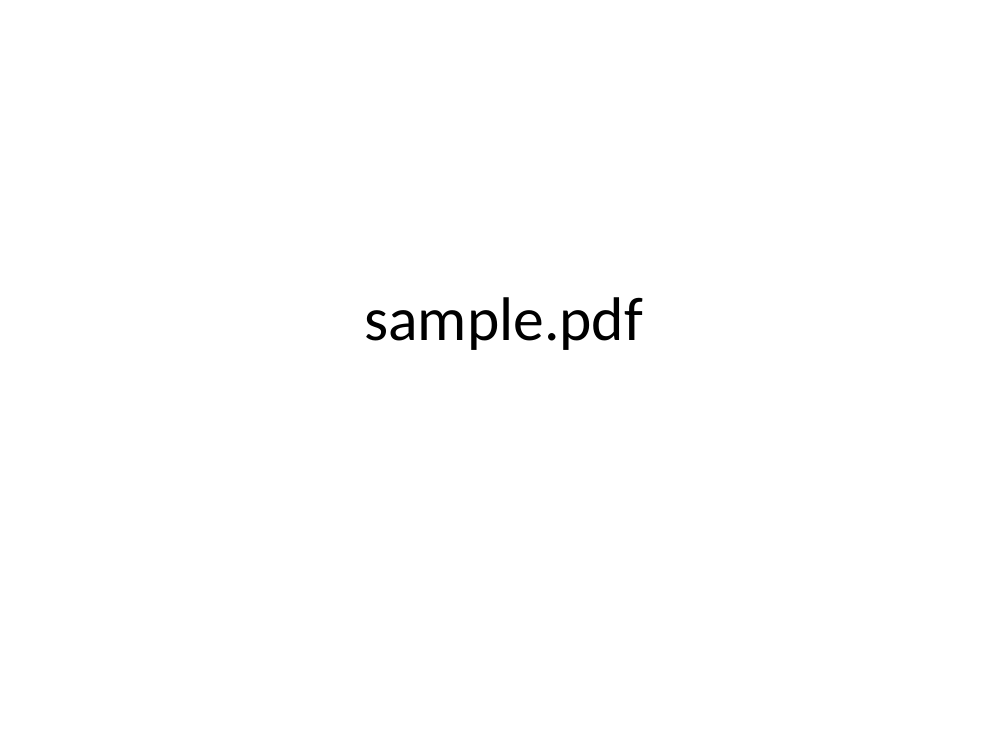
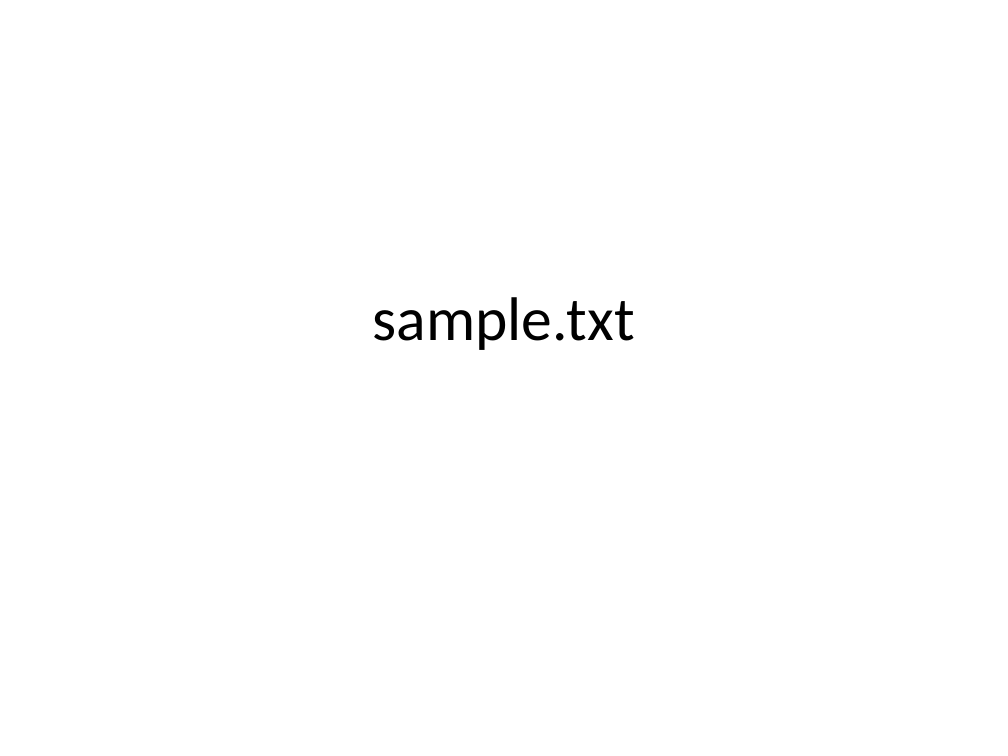
Before and after one commit to vikasjangidmk/AI-Based-Auto-Generating-PowerPoint-Slides, a slide deck: slide 1 of output/generated_presentation.pptx. Drawn at 1008x756 pixels with LibreOffice and Linux fonts; fonts in the diff are those of the drawing. Boxes give left, top, right and bottom in pixels: in the first picture for what was removed or moved away, otherwise in the second. Text is boxed around its words. In the diff, an @@ line names an element or a change of style, - is before the commit and + after.

```diff
--- a/output/generated_presentation.pptx
+++ b/output/generated_presentation.pptx
@@ title at [373,297,635,350]: text changed @@
-sample.pdf
+sample.txt
```
Also in this commit, not shown: 1 other slide changed, 3 other files.
